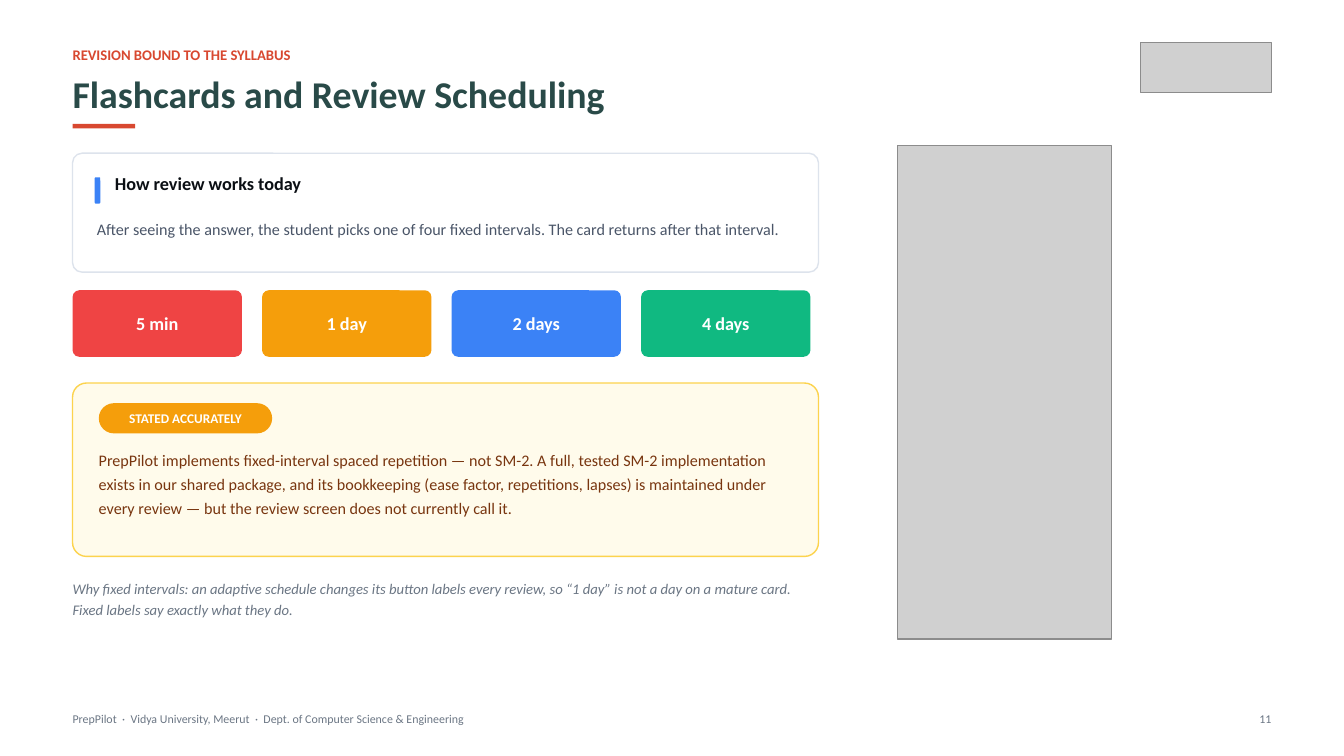
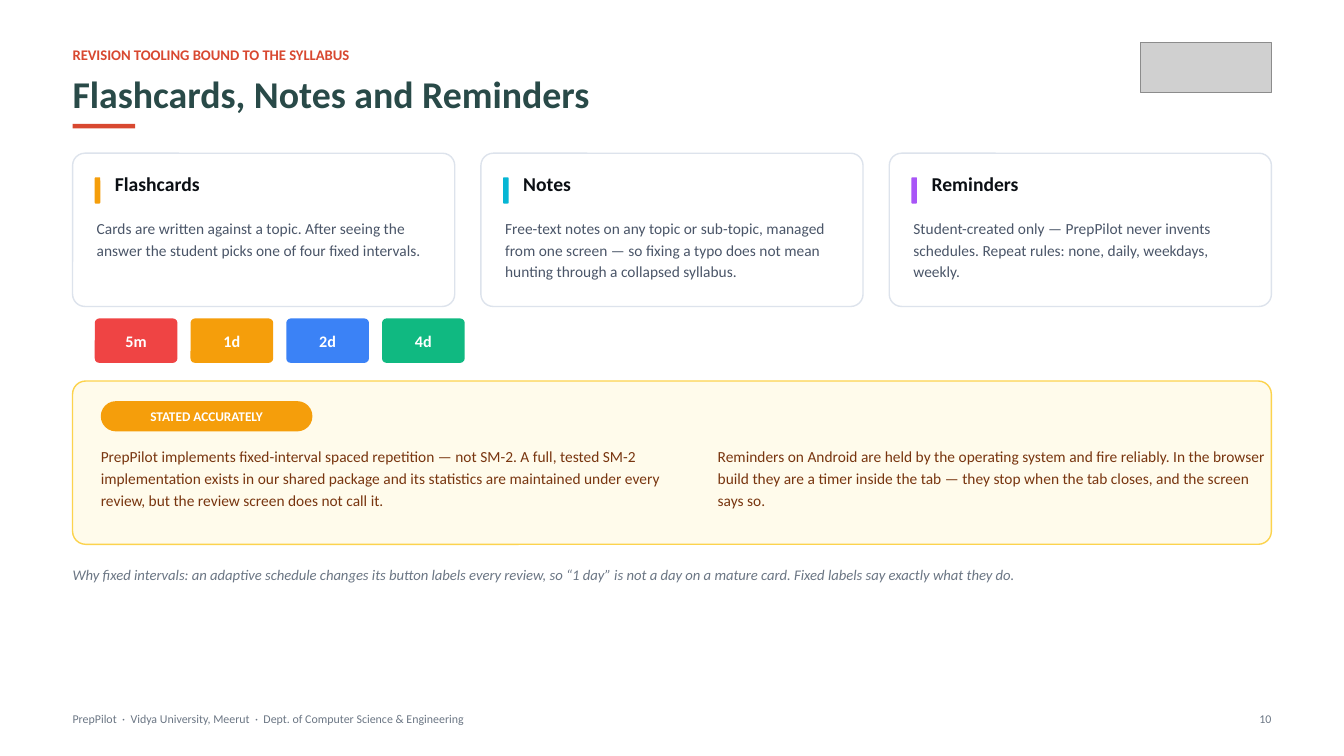
Before and after one commit to Archiit-jain/preppilot, a slide deck: slide 10 of docs/PrepPilot_First_Project_Presentation.pptx (slide 11 before the commit). Drawn at 1344x756 pixels with LibreOffice and Linux fonts; fonts in the diff are those of the drawing; grey boxes stand for pictures. Boxes give left, top, right and bottom in pixels: in the first picture for what was removed or moved away, otherwise in the second. Text is boxed around its words. In the diff, an @@ line names an element or a change of style, - is before the commit and + after.

```diff
--- a/docs/PrepPilot_First_Project_Presentation.pptx
+++ b/docs/PrepPilot_First_Project_Presentation.pptx
@@ text at (x1=73, y1=50, x2=349, y2=60): text changed @@
-REVISION BOUND TO THE SYLLABUS
+REVISION TOOLING BOUND TO THE SYLLABUS
@@ text at (x1=73, y1=81, x2=589, y2=113): text changed @@
-Flashcards and Review Scheduling
+Flashcards, Notes and Reminders
@@ picture removed at (x1=897, y1=145, x2=1112, y2=639) @@
@@ rounded rectangle resized from (x1=73, y1=153, x2=819, y2=272) to (x1=73, y1=153, x2=455, y2=307) @@
@@ rounded rectangle at (x1=95, y1=177, x2=101, y2=204): fill #3B82F6 to #F59E0B @@
@@ text at (x1=115, y1=177, x2=200, y2=191): text changed; size 13 to 14 pt @@
-How review works today
+Flashcards
@@ rounded rectangle added at (x1=481, y1=153, x2=863, y2=307), fill #FFFFFF, outline #DDE3EC 1 pt @@
@@ rounded rectangle added at (x1=503, y1=177, x2=509, y2=204), fill #06B6D4 @@
@@ text added at (x1=523, y1=178, x2=571, y2=191), 14 pt, text #0B0F14, bold @@
+Notes
@@ rounded rectangle added at (x1=889, y1=153, x2=1271, y2=307), fill #FFFFFF, outline #DDE3EC 1 pt @@
@@ rounded rectangle added at (x1=911, y1=177, x2=918, y2=204), fill #A855F7 @@
@@ text added at (x1=932, y1=177, x2=1019, y2=191), 14 pt, text #0B0F14, bold @@
+Reminders
@@ text at (x1=97, y1=223, x2=420, y2=259): text changed; size 11.5 to 11 pt @@
-After seeing the answer, the student picks one of four fixed intervals. The card returns after that interval.
+Cards are written against a topic. After seeing the answer the student picks one of four fixed intervals.
@@ text added at (x1=505, y1=223, x2=824, y2=280), 11 pt, text #4A5568 @@
+Free-text notes on any topic or sub-topic, managed from one screen — so fixing a typo does not mean hunting through a collapsed syllabus.
@@ text added at (x1=913, y1=223, x2=1210, y2=280), 11 pt, text #4A5568 @@
+Student-created only — PrepPilot never invents schedules. Repeat rules: none, daily, weekdays, weekly.
@@ rounded rectangle removed at (x1=452, y1=290, x2=621, y2=357) @@
-2 days
@@ rounded rectangle removed at (x1=641, y1=290, x2=811, y2=357) @@
-4 days
@@ rounded rectangle "5m" resized from (x1=73, y1=290, x2=242, y2=357) to (x1=95, y1=319, x2=177, y2=363) @@
@@ rounded rectangle "1d" resized from (x1=262, y1=290, x2=432, y2=357) to (x1=191, y1=319, x2=273, y2=363) @@
@@ rounded rectangle added at (x1=286, y1=319, x2=369, y2=363), fill #3B82F6, 11.5 pt, text #FFFFFF, bold @@
+2d
@@ rounded rectangle added at (x1=382, y1=319, x2=465, y2=363), fill #10B981, 11.5 pt, text #FFFFFF, bold @@
+4d
@@ text in rounded rectangle at (x1=125, y1=336, x2=146, y2=347): text changed; size 13 to 11.5 pt @@
-5 min
+5m
@@ text in rounded rectangle at (x1=223, y1=335, x2=240, y2=347): text changed; size 13 to 11.5 pt @@
-1 day
+1d
@@ rounded rectangle resized from (x1=73, y1=383, x2=819, y2=557) to (x1=73, y1=381, x2=1271, y2=544) @@
@@ rounded rectangle "STATED ACCURATELY" resized from (x1=99, y1=403, x2=272, y2=434) to (x1=101, y1=401, x2=313, y2=432) @@
@@ text at (x1=101, y1=451, x2=660, y2=508): text changed; size 11.5 to 11 pt @@
-PrepPilot implements fixed-interval spaced repetition — not SM-2. A full, tested SM-2 implementation exists in our shared package, and its bookkeeping (ease factor, repetitions, lapses) is maintained under every review — but the review screen does not currently call it.
+PrepPilot implements fixed-interval spaced repetition — not SM-2. A full, tested SM-2 implementation exists in our shared package and its statistics are maintained under every review, but the review screen does not call it.
@@ text added at (x1=718, y1=451, x2=1264, y2=509), 11 pt, text #78350F @@
+Reminders on Android are held by the operating system and fire reliably. In the browser build they are a timer inside the tab — they stop when the tab closes, and the screen says so.
@@ text "Why fixed intervals: an adaptive ..." rewrapped from (x1=73, y1=583, x2=791, y2=618) to (x1=73, y1=569, x2=1015, y2=583) @@
@@ text at (x1=1259, y1=715, x2=1271, y2=723): text changed @@
-11
+10
```
Also in this commit, not shown: 17 other slides changed, 1 slide added, 10 slides removed, 6 other files.
